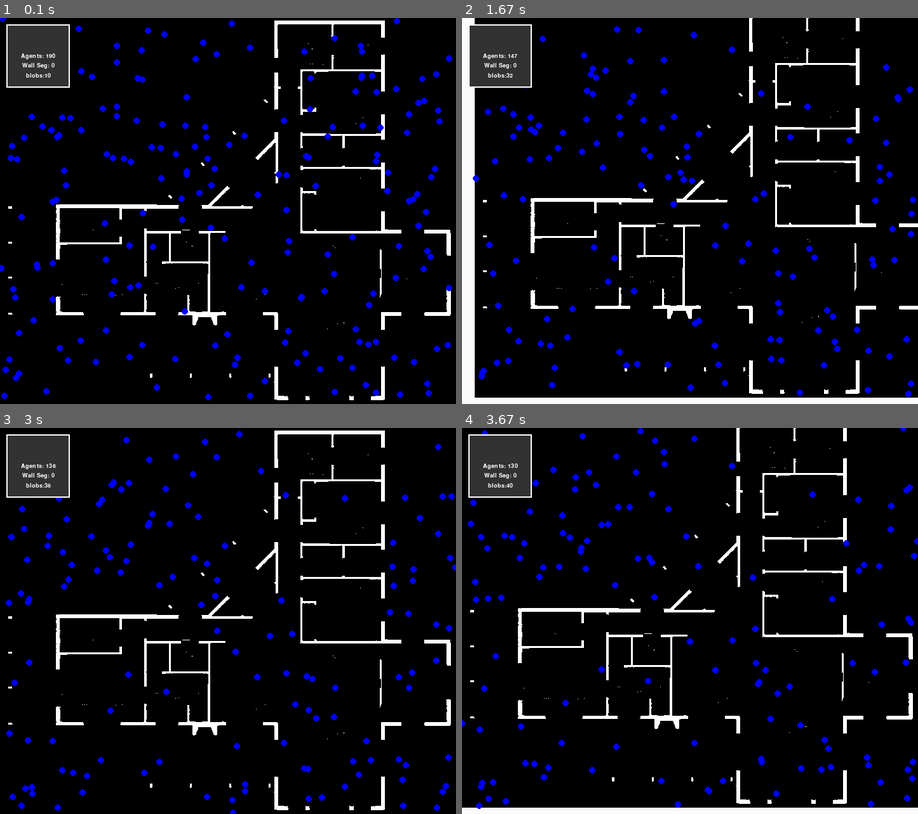
Above: before the commit, frames 1-4 (two rows, left to right).
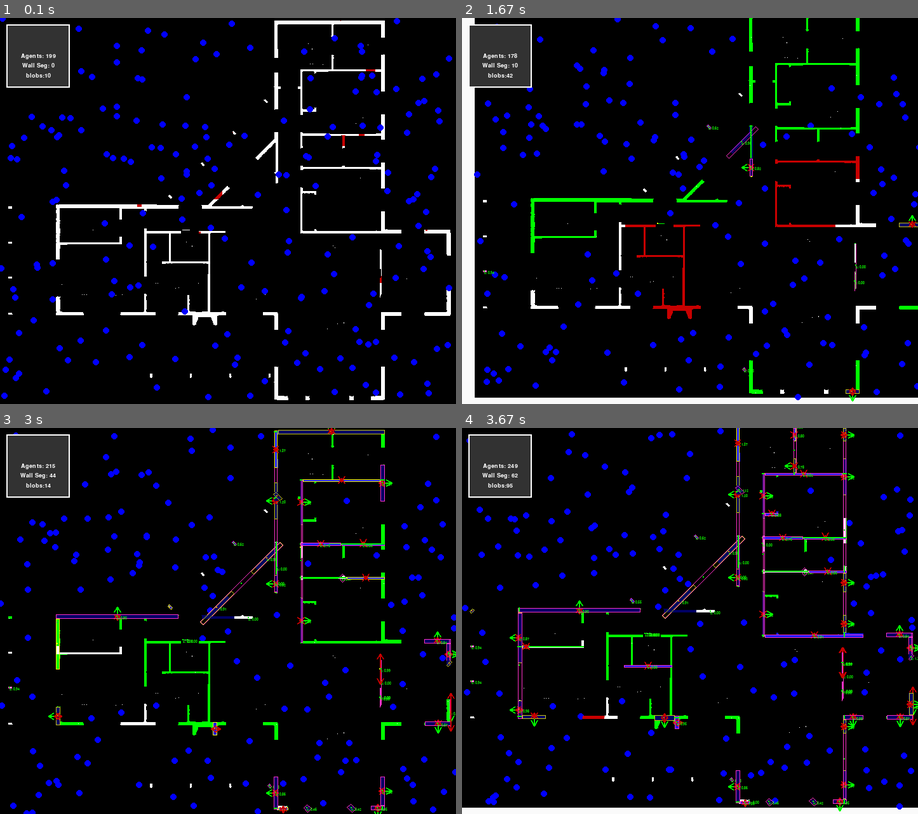
Above: after the commit, the same moments.

Repository: b62303411/house_gen
Game: pygame game, started from main_sim.py
Two runs of this game, one before a commit and one after it. Both use one fixed random seed, a clock stepped at 60 frames per second and the inputs below.
Inputs:
- Up to frame 1 (0.1 s): no input
- Up to frame 2 (1.67 s): hold Right 0.33-0.8 s; hold Up 0.83-1.3 s; hold Right from 1.33 s (still down)
- Up to frame 3 (3 s): release Right at 1.8 s; hold Left 1.83-2.37 s; hold Down 2.4-2.87 s; hold Left from 2.9 s (still down)
- Up to frame 4 (3.67 s): release Left at 3.37 s; hold Up from 3.4 s (still down)

The runs differ from the first frame. In frame 1, less than 0.1% of the frame differs, in the area x 11-94%, y 0-69%; in frame 2, 7.1%; in frame 3, 8.5%; in frame 4, 8.9%, in the area x 0-100%, y 0-100%.

Commit message:
normalized how to create avoiding edge cases.

Diff:
--- a/floor_plan_reader/agents/agent.py
+++ b/floor_plan_reader/agents/agent.py
@@ -4,6 +4,7 @@
 class Agent:
     def __init__(self, agent_id):
         self.id = agent_id
+        self.alive = True
 
     def __eq__(self, other):
         """Check equality based on x and y values."""
--- a/floor_plan_reader/agents/agent_factory.py
+++ b/floor_plan_reader/agents/agent_factory.py
@@ -1,3 +1,4 @@
+from floor_plan_reader.agents.ants import Ant
 from floor_plan_reader.agents.blob import Blob
 from floor_plan_reader.id_util import IdUtil
 from floor_plan_reader.agents.mushroom_agent import Mushroom
@@ -17,3 +18,7 @@
         blob = Blob(IdUtil.get_id(), self.world, x, y)
 
         return blob
+
+    def create_ant(self, px, py):
+        ant = Ant(px, py, IdUtil.get_id(), self.world)
+        return ant
--- a/floor_plan_reader/agents/blob.py
+++ b/floor_plan_reader/agents/blob.py
@@ -16,7 +16,7 @@
         self.cells.add(self.origin)
         self.growth.add(self.origin)
         self.status = "born"
-        self.alive = True
+
         self.len_start = 0
         self.active_mush = None
         self.walls = set()
@@ -25,16 +25,17 @@
     def __lt__(self, other):
         # Compare based on the 'value' attribute
         return self.blob_size() < other.blob_size()
+
     def is_food(self, x, y):
         return self.world.is_food(x, y)
 
     def is_blob(self, x, y):
-        return self.world.blob_grid
+        return self.world.is_blob(x,y)
 
     def blob_size(self):
         return len(self.cells)
 
-    def add_growth(self,cell):
+    def add_growth(self, cell):
         self.growth.add(cell)
 
     def eat(self, other):
@@ -53,6 +54,7 @@
         min_y = min(cell.y for cell in cells)
         max_y = max(cell.y for cell in cells)
         self.bounding_box = BoundingBox(min_x, min_y, max_x, max_y)
+
     def germinate(self, g):
         coord_list = self.world.get_neighbors_8(g.x, g.y)
         for c in coord_list:
@@ -79,12 +81,14 @@
             self.germinate(g)
 
         pass
+
     def calculate_bounding_box(self):
         self.bounding_box = BoundingBox.from_cells(self.cells)
 
     def run(self):
         if self.status == "born":
             self.status = "grow"
+            return
         elif self.status == "grow":
             size = self.blob_size()
             self.grow()
@@ -97,11 +101,12 @@
                         self.free_slot.add(c)
                 else:
                     self.status = "cleanup"
+            return
         elif self.status == "mush":
             length = len(self.free_slot)
             free = self.free_slot.copy()
             for s in free:
-                if self.world.is_occupied(s.x, s.y) or self.world.is_wall_occupied(s.x,s.y):
+                if self.world.is_occupied(s.x, s.y) or self.world.is_wall_occupied(s.x, s.y):
                     self.free_slot.remove(s)
             if length != len(self.free_slot) and length > 0:
                 self.status = "mush"
@@ -110,13 +115,13 @@
                     first_element = next(iter(self.free_slot))
                     self.create_mushroom(first_element.x, first_element.y)
                 if len(self.walls) > 15:
-                    #x, y, width = 20, height = 20
-                    x,y = self.bounding_box.get_center()
-                    width ,height = self.bounding_box.get_shape()
-                    self.world.print_snapshot(x,y,width+2,height+2,"blob")
+                    # x, y, width = 20, height = 20
+                    x, y = self.bounding_box.get_center()
+                    width, height = self.bounding_box.get_shape()
+                    self.world.print_snapshot(x, y, width + 2, height + 2, "blob")
             else:
                 self.alive = False
-            pass
+            return
         elif self.status == "cleanup":
             for c in self.cells:
                 self.world.draw_at((c.x, c.y), 0)
--- a/floor_plan_reader/agents/mushroom_agent.py
+++ b/floor_plan_reader/agents/mushroom_agent.py
@@ -156,7 +156,7 @@
             self.co_axial_walls.add(obj)
 
     def absorb_bleading_out(self):
-        new_cb, division_points = self.wall_scanner.detect_bleed_along_collision_box(self.collision_box)
+        new_cb, division_points = self.wall_scanner.detect_bleed_along_collision_box(self,self.collision_box)
         self.division_points = division_points
         self.collision_box.set_width(new_cb.width)
         center = new_cb.get_center()
@@ -504,7 +504,7 @@
 
     def scan_for_walls(self, x, y, directions=list(
         map(lambda direction: Vector(direction), [(1, 0), (0, 1), (0.5, 0.5), (0.5, -0.5)]))):
-        return self.wall_scanner.scan_for_walls(x, y, directions)
+        return self.wall_scanner.scan_for_walls(self,x, y, directions)
 
     def scan_for_blockages(self, dx, dy):
         steps = 0
--- a/floor_plan_reader/simulation.py
+++ b/floor_plan_reader/simulation.py
@@ -7,6 +7,7 @@
 import pygame
 
 from floor_plan_reader.agents.ant_mushroom import Mushroom
+from floor_plan_reader.agents.blob import Blob
 from floor_plan_reader.agents.wall_segment import WallSegment
 from floor_plan_reader.image_parser import ImageParser
 from floor_plan_reader.intersections_solver import IntersectionSolver
@@ -110,6 +111,10 @@
                 self.world.walls.add(agent)
             if isinstance(agent, WallSegment):
                 self.world.wall_segments.add(agent)
+            if isinstance(agent,Blob):
+                self.world.blobs.add(agent)
+
+
             self.world.agents.add(agent)
 
 
--- a/floor_plan_reader/wall_scanner.py
+++ b/floor_plan_reader/wall_scanner.py
@@ -26,12 +26,12 @@
     def get_from_dir(self, dir):
         return self.sonde_dic.get(dir)
 
-
-    def to_global(self,u, v, origin, d_dir, n_dir):
+    def to_global(self, u, v, origin, d_dir, n_dir):
         return (
             origin[0] + u * d_dir.dx() + v * n_dir.dx(),
             origin[1] + u * d_dir.dy() + v * n_dir.dy()
         )
+
     def calculate_result(self):
         self.stem_sonde = self.get_longest()
         width_dir = self.stem_sonde.direction.get_normal()
@@ -40,8 +40,8 @@
             width_sonde = self.get_from_dir(width_dir.opposite())
         self.width_sonde = width_sonde
 
-        d_data=self.stem_sonde.data
-        n_data=self.width_sonde.data
+        d_data = self.stem_sonde.data
+        n_data = self.width_sonde.data
         d_direction = self.stem_sonde.direction
         n_direction = self.width_sonde.direction
         origin = self.stem_sonde.get_center()
@@ -105,30 +105,34 @@
     def is_within_bounds(self, x, y):
         return self.world.is_within_bounds(x, y)
 
-    def ping(self, x, y, d):
+    def ping(self, mush, x, y, d):
         is_within_bounds = self.is_within_bounds(x, y)
         if not is_within_bounds:
             return False
-        is_food = self.is_cell_valid(x, y)
+        is_food = self.is_cell_valid(mush, x, y)
 
         is_wide_enough = self.is_3_wide_food(x, y, d)
         return is_food and is_wide_enough
 
-    def is_cell_valid(self, x, y):
+    def is_cell_valid(self, mush, x, y):
         food = self.is_food(x, y)
-        occupided = self.world.is_wall_occupied(x, y)
-        return food and not occupided
+        value = self.world.get_occupied_id(x, y)
+        has_wall = self.world.is_wall_occupied(x, y)
+        free = value == 0 or value == mush.id
+        occupied = not free
+        value = food and not occupied and not has_wall
+        return value
 
         # 2) Walk backward to find the first boundary
         #    We'll use a small helper function that returns
         #    the last valid coordinate plus how many steps it walked.
 
-    def walk_until_invalid(self,x, y, d):
+    def walk_until_invalid(self, mush, x, y, d):
         dx, dy = d.dx(), d.dy()
         steps_walked = 0
         last_valid_x = x
         last_valid_y = y
-        while self.ping(x, y, d):
+        while self.ping(mush, x, y, d):
             last_valid_x = x
             last_valid_y = y
             steps_walked += 1
@@ -136,12 +140,12 @@
             y += dy
         return last_valid_x, last_valid_y, steps_walked
 
-    def walk_until_invalid2(self, x, y, d):
+    def walk_until_invalid2(self, mush, x, y, d):
         dx, dy = d.dx(), d.dy()
         steps_walked = 0
         last_valid_x = x
         last_valid_y = y
-        while self.is_cell_valid(x, y):
+        while self.is_cell_valid(mush, x, y):
             last_valid_x = x
             last_valid_y = y
             steps_walked += 1
@@ -149,7 +153,7 @@
             y += dy
         return last_valid_x, last_valid_y, steps_walked
 
-    def measure_extent(self, x, y, d):
+    def measure_extent(self, mush, x, y, d):
         """Measure extent along a given direction vector (dx, dy) properly.
        - First, crawl backward to find the start.
        - Then, count forward to find the total steps.
@@ -161,18 +165,18 @@
         max_x = None
         max_y = None
         # Step 1: Crawl backward until hitting a boundary
-        if self.is_cell_valid(x, y):
+        if self.is_cell_valid(mush, x, y):
             min_x = x
             min_y = y
         else:
             pass
         d_reverse = d.copy()
         d_reverse.scale(-1)
-        back_x, back_y, _ = self.walk_until_invalid(x, y, d_reverse)
+        back_x, back_y, _ = self.walk_until_invalid(mush, x, y, d_reverse)
 
         # 3) Walk forward from that backward boundary
         #    to find the forward boundary
-        forward_x, forward_y, forward_steps = self.walk_until_invalid(back_x, back_y, d)
+        forward_x, forward_y, forward_steps = self.walk_until_invalid(mush, back_x, back_y, d)
 
         if min_x is None:
             logging.info(f"{x} {y}  {width} {height}")
@@ -181,20 +185,19 @@
         data = SondeData(forward_steps, back_x, back_y, forward_x, forward_y)
         return data  # The total step count along this direction
 
-    def scan_for_walls(self, x, y, directions=list(
+    def scan_for_walls(self, mush, x, y, directions=list(
         map(lambda direction: Vector(direction), [(1, 0), (0, 1), (0.5, 0.5), (0.5, -0.5)]))):
         results = ScanResult()
         for d in directions:
-            data = self.measure_extent(x, y, d)
+            data = self.measure_extent(mush, x, y, d)
             s = Sonde(d, data)
-
 
             results.add_sonde(d, s)
         results.calculate_result()
 
         return results
 
-    def detect_bleed_along_collision_box(self,cb,  bleed_threshold=4):
+    def detect_bleed_along_collision_box(self, mush, cb, bleed_threshold=4):
         """
         Given a CollisionBox (cb), analyze each step along its stem to detect 1-pixel-thick bleeding in either
         normal direction. If the bleed persists without exceeding 1 pixel of thickness for at least `bleed_threshold`
@@ -223,16 +226,15 @@
         half_width = cb.width / 2.0
 
         for i in range(-resolution // 2, resolution // 2 + 1):
-            x = int(cx + i * dx+.5)
-            y = cy + i * dy
-
+            x = int(cx + i * dx + .5)
+            y = int(cy + i * dy + .5)
 
             normal_vector = Vector((ndx, ndy))
             left_vector = normal_vector.opposite()
 
             # Walk until invalid in both normal directions
-            _, _, left_depth = self.walk_until_invalid2(x, y, left_vector)
-            _, _, right_depth = self.walk_until_invalid2(x, y, normal_vector)
+            _, _, left_depth = self.walk_until_invalid2(mush, x, y, left_vector)
+            _, _, right_depth = self.walk_until_invalid2(mush, x, y, normal_vector)
             left_diff = int(abs(left_depth - half_width))
             right_diff = int(abs(right_depth - half_width))
             # Check if the bleed goes beyond the current half-width
--- a/floor_plan_reader/world.py
+++ b/floor_plan_reader/world.py
@@ -136,7 +136,9 @@
         return None
 
     def get_occupied_id(self, x, y):
-        return self.occupied[int(y), int(x)]
+        if self.is_within_bounds(x,y):
+            return self.occupied[int(y), int(x)]
+        return 0
 
     def collide_with_any(self, agent, x, y):
         for a in self.walls:
@@ -170,7 +172,7 @@
             if not self.is_blob(x, y):
                 blob = self.af.create_blob(x, y)
                 self.set_blob(x, y, blob)
-                self.agents.add(blob)
+                self.candidates.append(blob)
                 self.blobs.add(blob)
                 return blob
 
@@ -240,6 +242,7 @@
 
         for i, idx in enumerate(chosen_indices):
             py, px = empty_pixels[idx]
-            ant = Ant(px, py, i + 1, self)
+            ant = self.af.create_ant(px, py)
+
             self.agents.add(ant)
             self.visited[py, px] = ant.id
